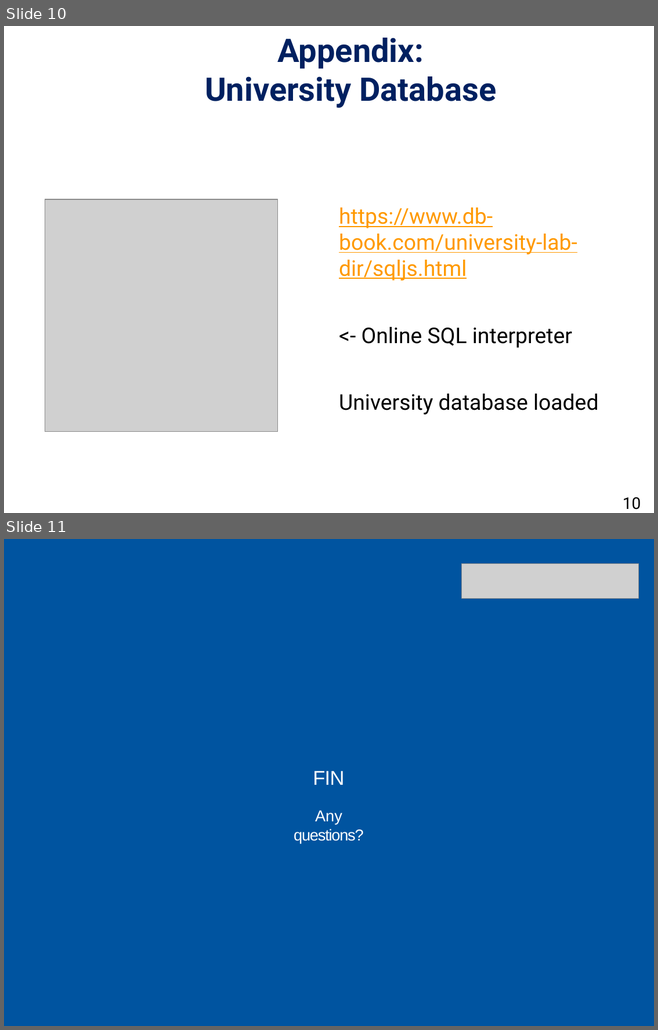
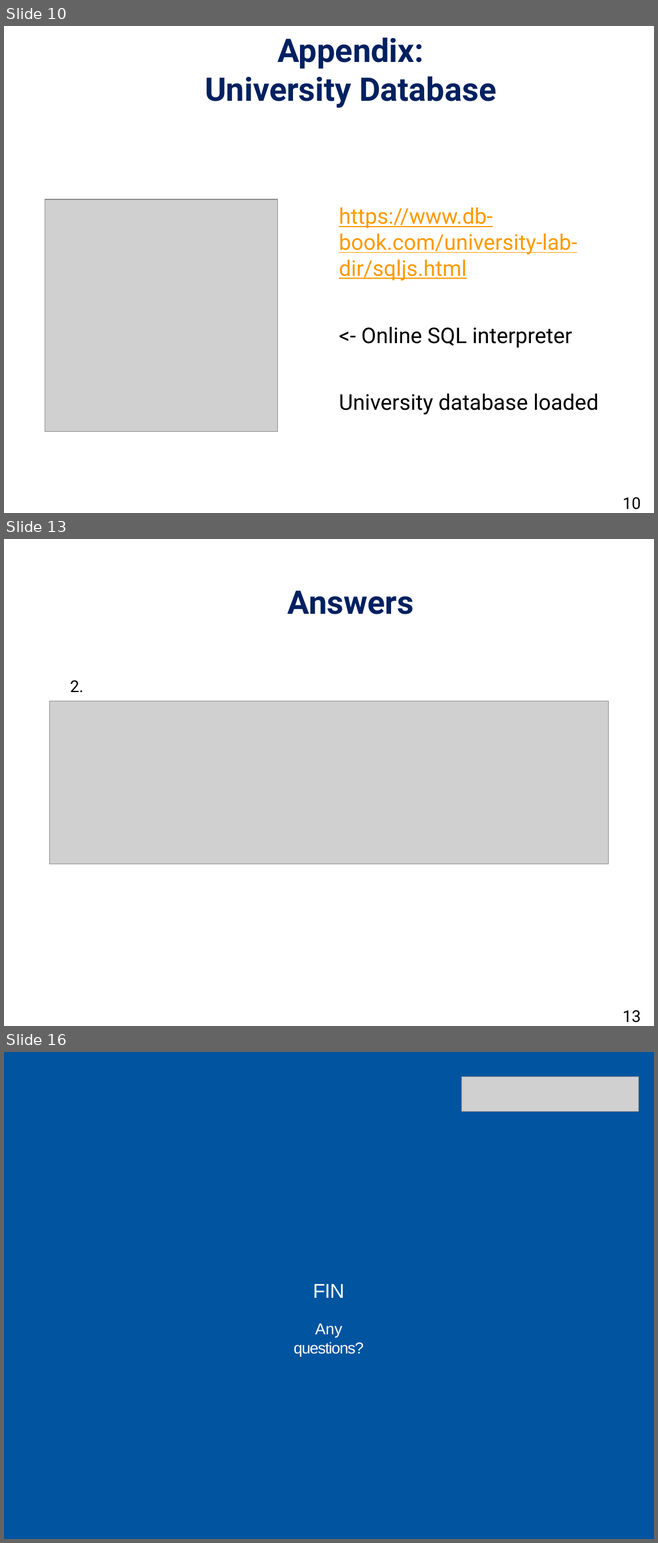
Before and after one commit to daichou03/DBS-slide-tut-25, a slide deck: week_1/week_1.pptx. Shown one above the other, each under a label of ours: slides 10 and 11 before the commit, slides 10, 13 and 16 after it; the slides between them are not shown. The pictures are 658x1030 and 658x1543 pixels, drawn with LibreOffice and Linux fonts; fonts in the diff are those of the drawing; grey boxes stand for pictures; background and template pictures are left out. Boxes give left, top, right and bottom in pixels: in the first picture for what was removed or moved away, otherwise in the second. Text is boxed around its words. In the diff, an @@ line names an element or a change of style, - is before the commit and + after.

Commit message:
Answers

```diff
--- a/week_1/week_1.pptx
+++ b/week_1/week_1.pptx
@@ slide 13 added at (x1=4, y1=539, x2=654, y2=1026), background #FFFFFF @@
@@ title added at (x1=288, y1=591, x2=413, y2=614), 36 pt, text #002060, bold @@
+Answers
@@ text added at (x1=70, y1=680, x2=83, y2=692), 18 pt, text #000000 @@
+2.
@@ picture added at (x1=49, y1=701, x2=607, y2=864) @@
@@ page number added at (x1=622, y1=1011, x2=640, y2=1023), 18 pt, text #000000 @@
+13
@@ what was slide 11 is now slide 16 @@
```
Also in this commit, not shown: 4 other slides added.
